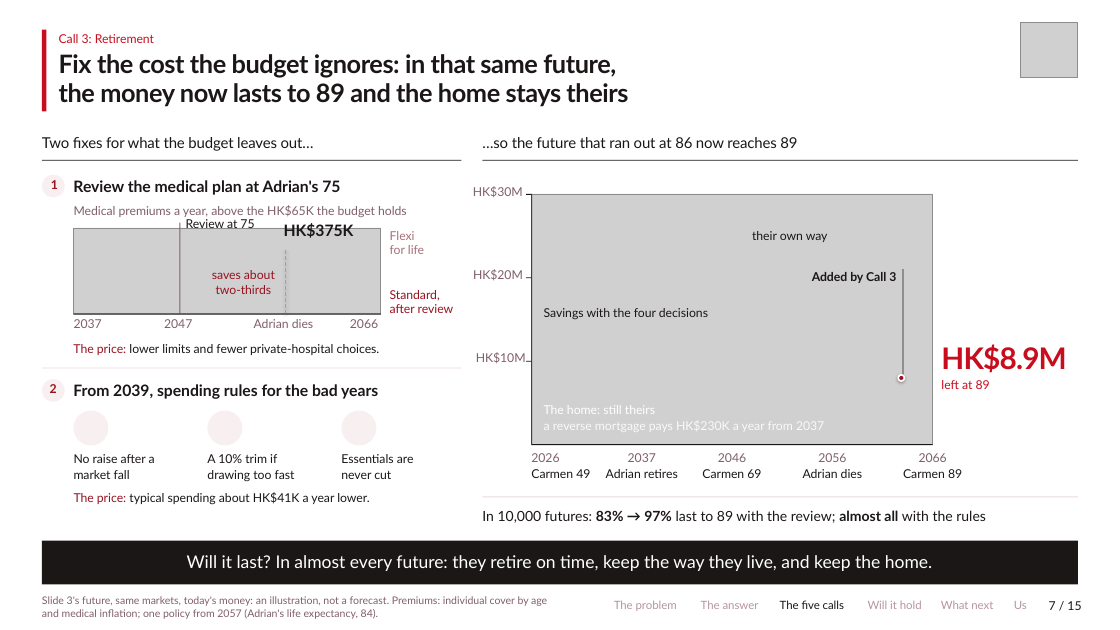
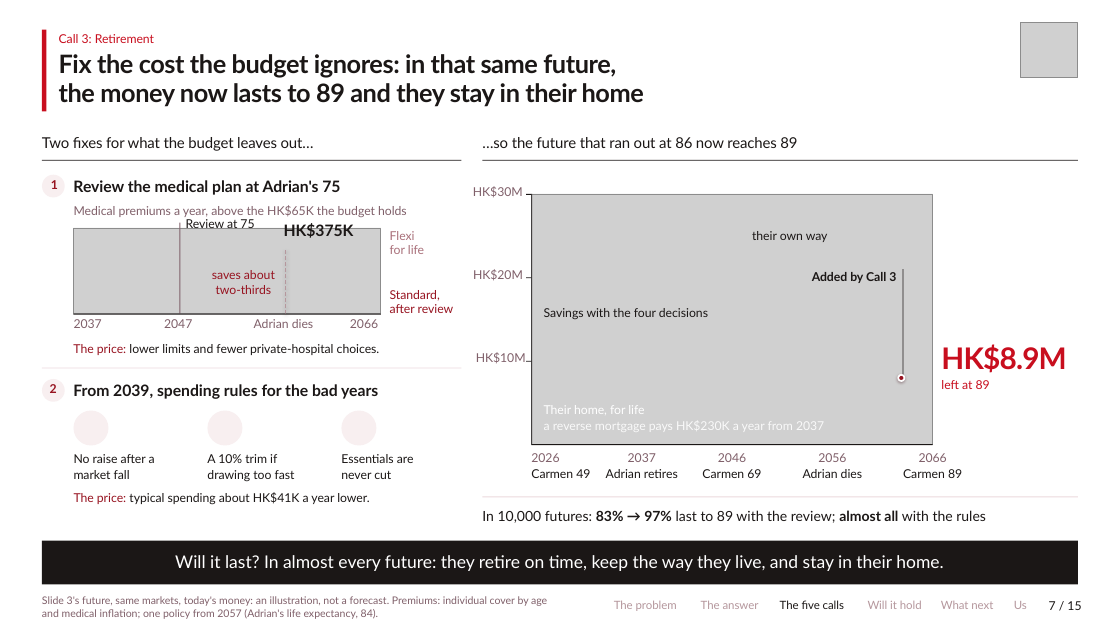
Before and after one commit to Peeradonn/finplan, a slide deck: slide 7 of round2/Axis_present.pptx. Drawn at 1120x630 pixels with LibreOffice and Linux fonts; fonts in the diff are those of the drawing; grey boxes stand for pictures; background and template pictures are left out. Boxes give left, top, right and bottom in pixels: in the first picture for what was removed or moved away, otherwise in the second. Text is boxed around its words. In the diff, an @@ line names an element or a change of style, - is before the commit and + after.

```diff
--- a/round2/Axis_present.pptx
+++ b/round2/Axis_present.pptx
@@ text at bbox=[59, 83, 644, 106]: text changed @@
-the money now lasts to 89 and the home stays theirs
+the money now lasts to 89 and they stay in their home
@@ text at bbox=[544, 405, 644, 414]: text changed @@
-The home: still theirs
+Their home, for life
@@ text at bbox=[175, 555, 943, 571]: text changed @@
-Will it last? In almost every future: they retire on time, keep the way they live, and keep the home.
+Will it last? In almost every future: they retire on time, keep the way they live, and stay in their home.
```
Also in this commit, not shown: 8 other files.
